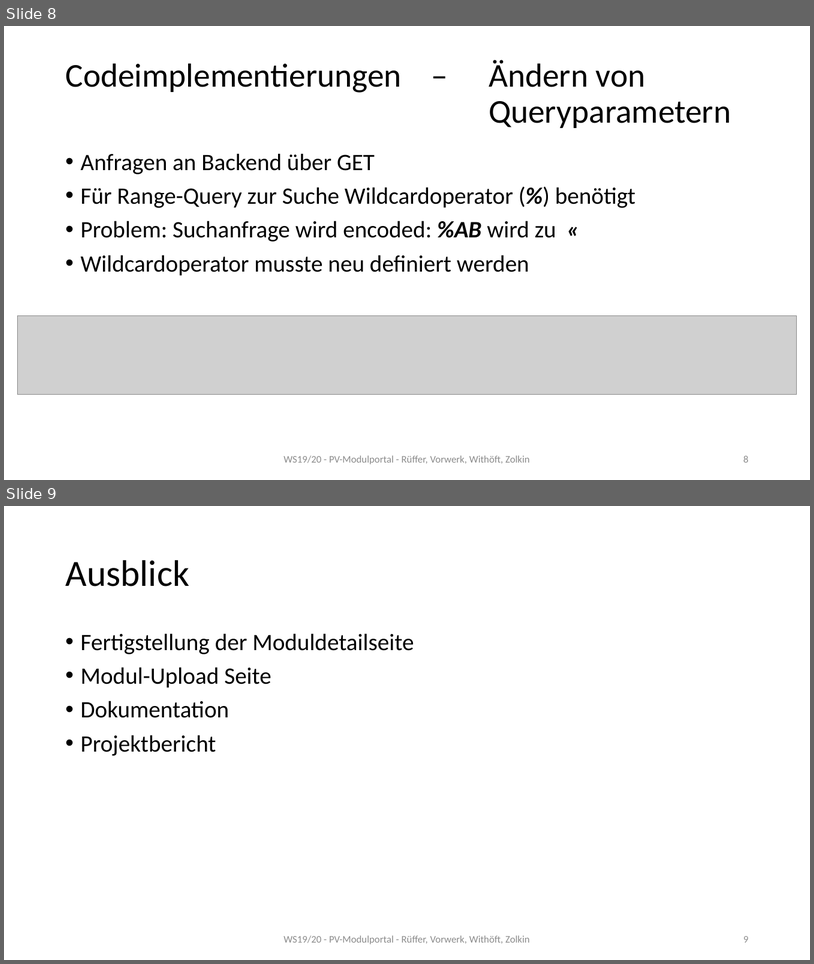
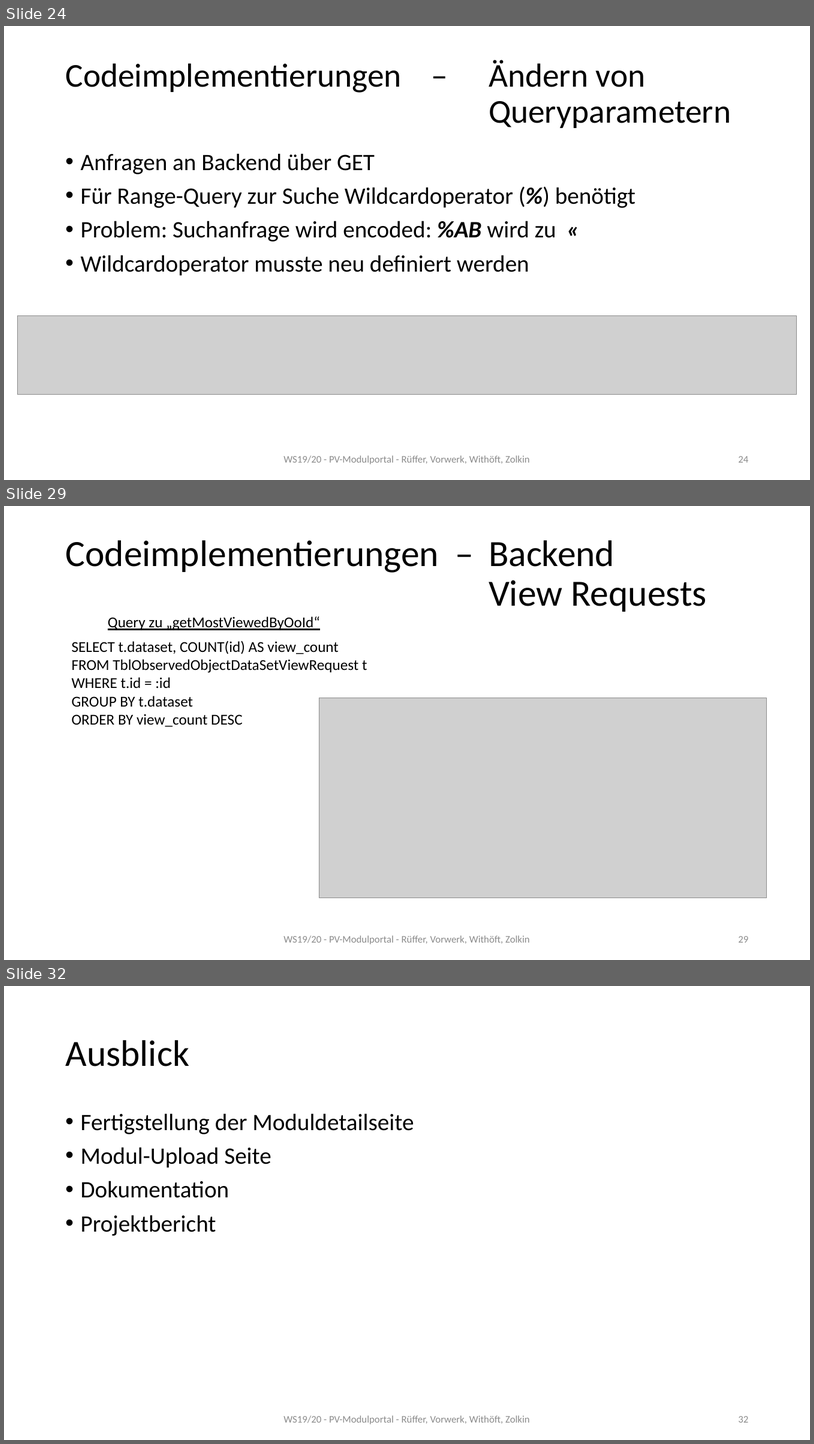
Before and after one commit to mwithoeft/Webengineering, a slide deck: docs/Seminarvortrag.pptx. Shown one above the other, each under a label of ours: slides 8 and 9 before the commit, slides 24, 29 and 32 after it; the slides between them are not shown. The pictures are 814x964 and 814x1444 pixels, drawn with LibreOffice and Linux fonts; fonts in the diff are those of the drawing; grey boxes stand for pictures. Boxes give left, top, right and bottom in pixels: in the first picture for what was removed or moved away, otherwise in the second. Text is boxed around its words. In the diff, an @@ line names an element or a change of style, - is before the commit and + after.

Commit message:
Added all relevant diagrams/info from backend

```diff
--- a/docs/Seminarvortrag.pptx
+++ b/docs/Seminarvortrag.pptx
@@ slide 29 added at [4,506,810,960], background #FFFFFF @@
@@ title added at [65,540,707,612], 44 pt, text #000000 @@
+Codeimplementierungen – Backend
+View Requests
@@ text added at [108,616,320,630], 18 pt, text #000000, underline @@
+Query zu „getMostViewedByOoId“
@@ text added at [72,640,367,727], 18 pt, text #000000 @@
+SELECT t.dataset, COUNT(id) AS view_count
+FROM TblObservedObjectDataSetViewRequest t
+WHERE t.id = :id
+GROUP BY t.dataset
+ORDER BY view_count DESC
@@ picture added at [320,698,767,897] @@
@@ text added at [284,935,530,944], 12 pt, text #8C8C8C @@
+WS19/20 - PV-Modulportal - Rüffer, Vorwerk, Withöft, Zolkin
@@ page number added at [738,936,749,942], 12 pt, text #8C8C8C @@
+29
@@ what was slide 8 is now slide 24 @@
@@ page number at [738,456,749,462]: text changed @@
-8
+24
@@ what was slide 9 is now slide 32 @@
@@ page number at [738,1416,749,1422]: text changed @@
-9
+32
```
Also in this commit, not shown: 22 other slides added, 7 other files.
